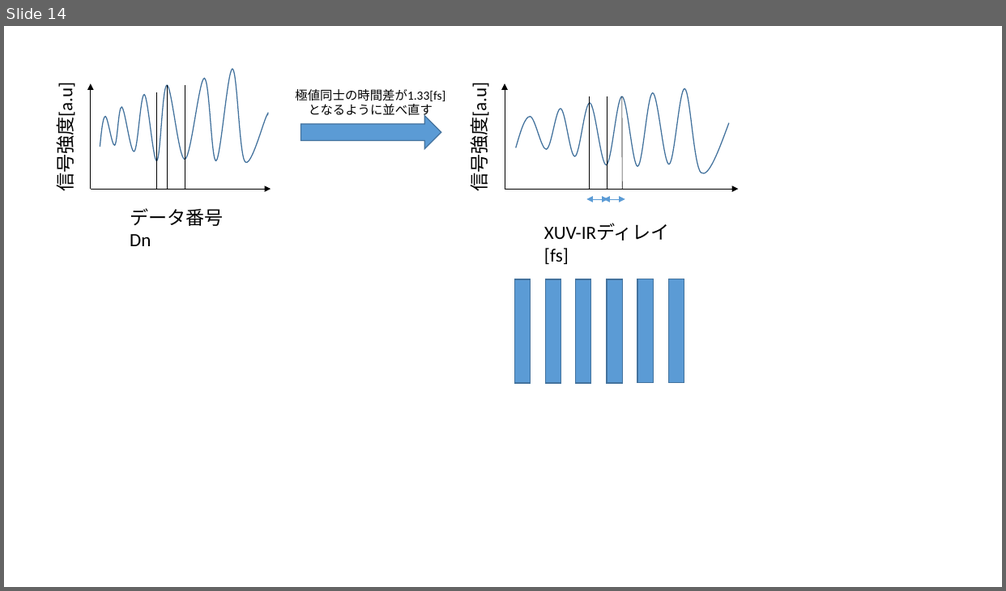
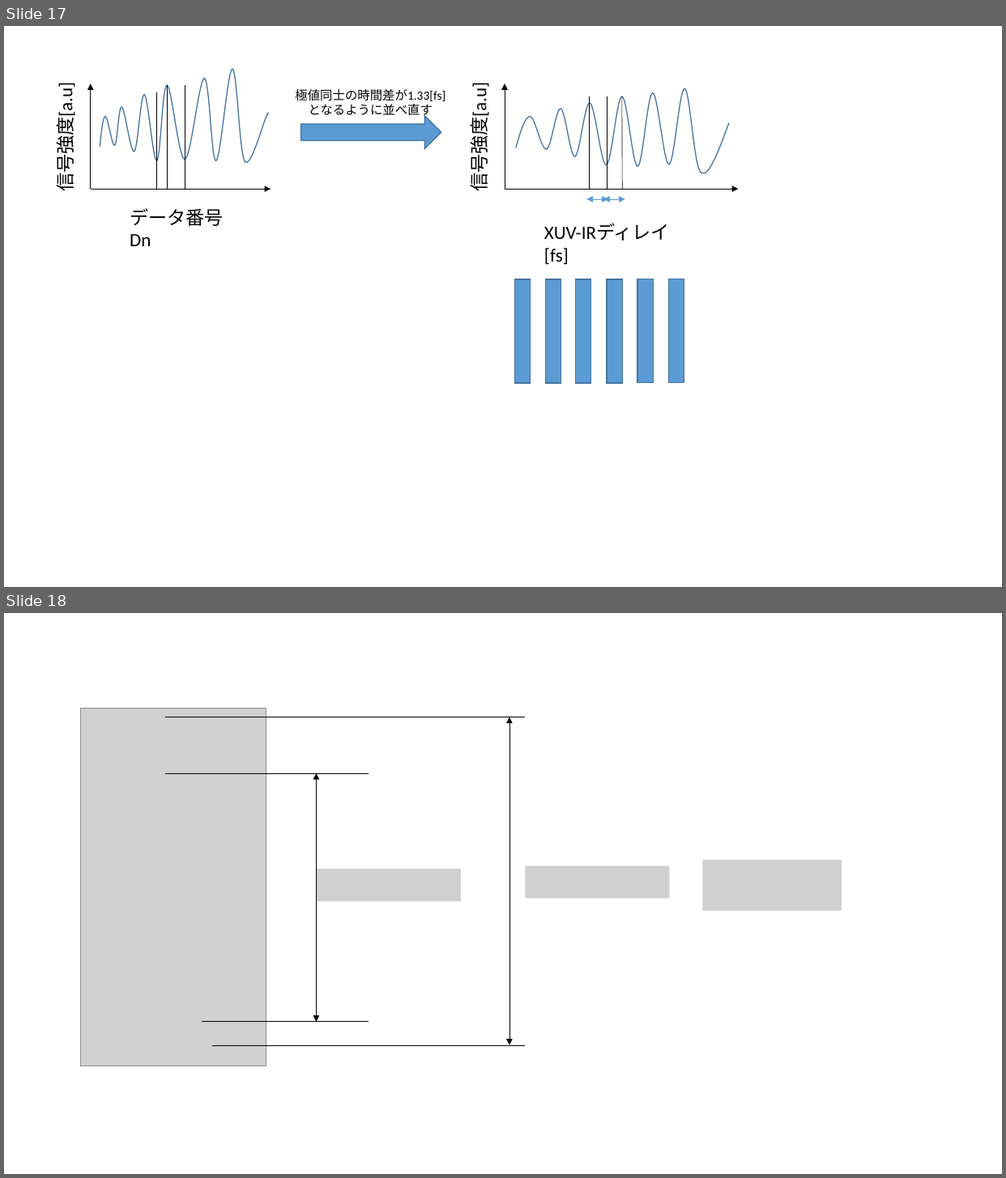
Before and after one commit to Appelingo/Data_Analyze, a slide deck: 図/図.pptx. Shown one above the other, each under a label of ours: slide 14 before the commit, slides 17 and 18 after it. The pictures are 1006x591 and 1006x1178 pixels, drawn with LibreOffice and Linux fonts; fonts in the diff are those of the drawing; grey boxes stand for pictures. Boxes give left, top, right and bottom in pixels: in the first picture for what was removed or moved away, otherwise in the second. Text is boxed around its words. In the diff, an @@ line names an element or a change of style, - is before the commit and + after.

```diff
--- a/図/図.pptx
+++ b/図/図.pptx
@@ slide 18 added at [4, 613, 1002, 1174], background #FFFFFF @@
@@ picture added at [80, 708, 266, 1067] @@
@@ line added from (165, 717) to (525, 717), #000000 0.5 pt @@
@@ double arrow added from (509, 717) to (509, 1046), #000000 0.5 pt @@
@@ line added from (165, 773) to (368, 773), #000000 0.5 pt @@
@@ double arrow added from (316, 773) to (316, 1022), #000000 0.5 pt @@
@@ picture added at [316, 869, 461, 901] @@
@@ picture added at [525, 866, 670, 898] @@
@@ picture added at [702, 860, 842, 911] @@
@@ line added from (202, 1022) to (368, 1022), #000000 0.5 pt @@
@@ line added from (213, 1046) to (525, 1046), #000000 0.5 pt @@
@@ what was slide 14 is now slide 17 @@
```
Also in this commit, not shown: 2 slides changed, 3 other slides added, 11 other files.
